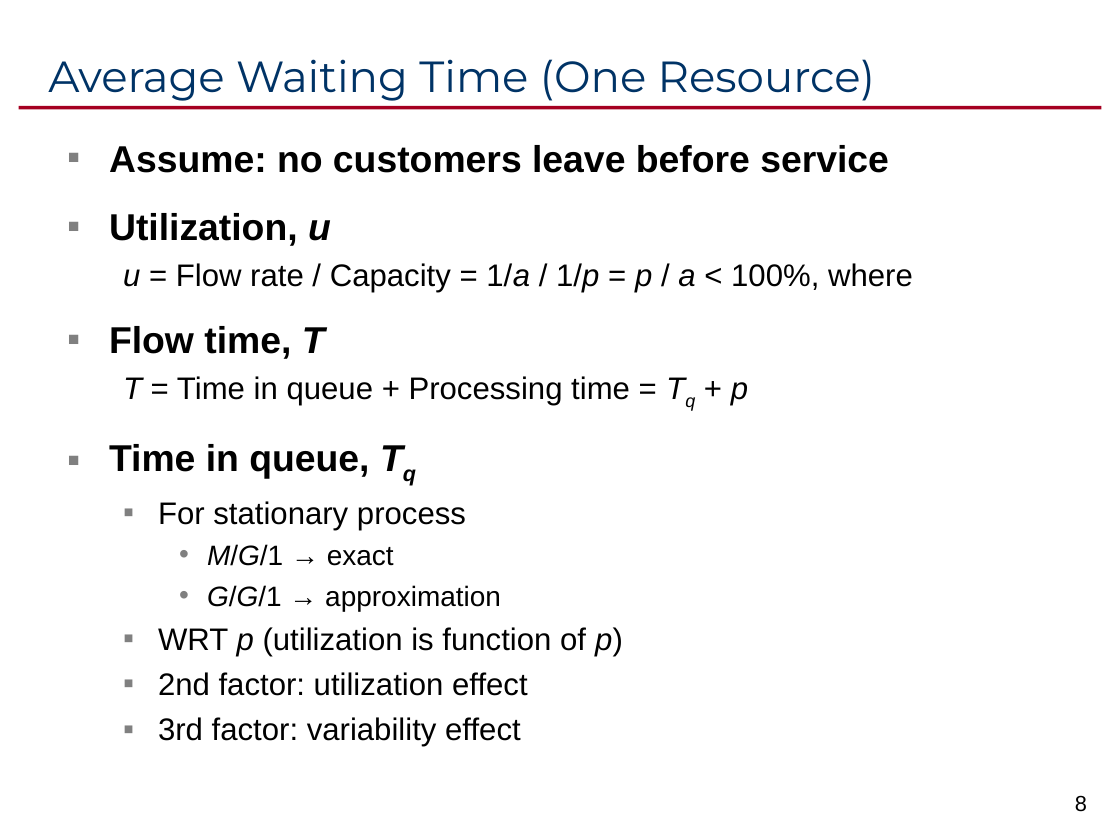
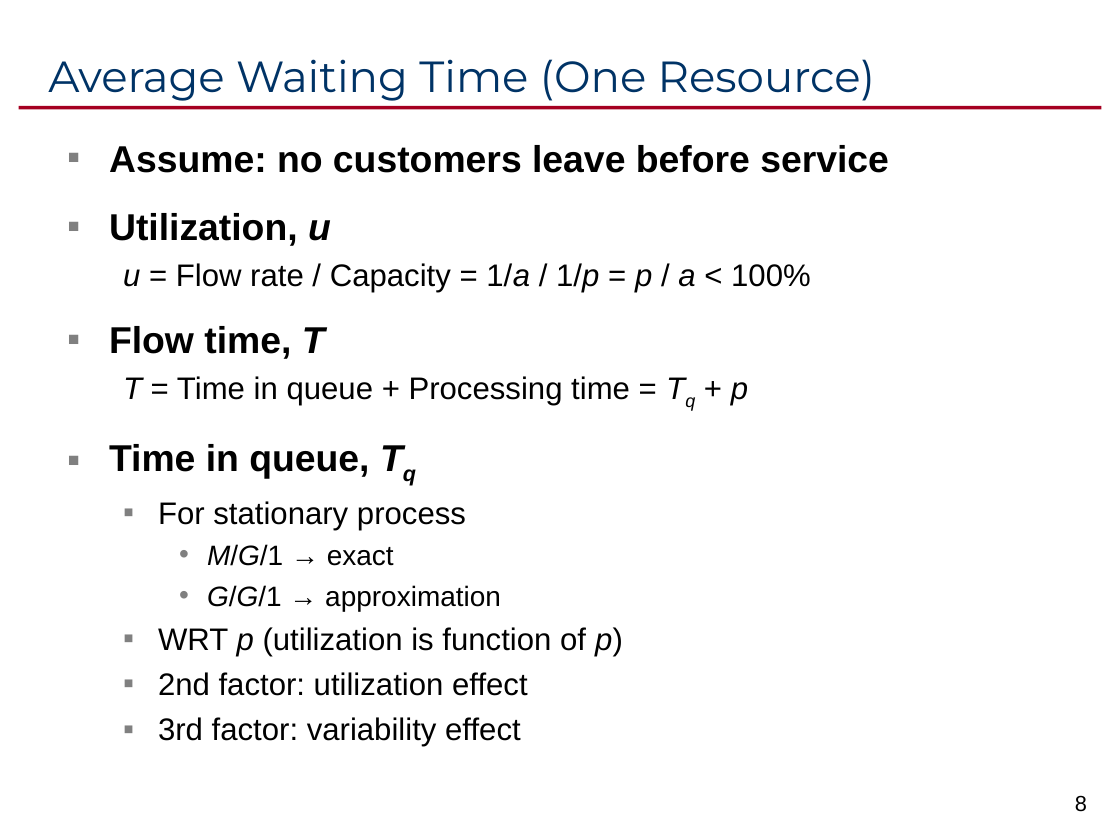
Before and after one commit to ikelab/courses, a slide deck: slide 8 of pm2016/c08.ppt. Drawn at 1120x840 pixels with LibreOffice and Linux fonts; fonts in the diff are those of the drawing. Boxes give left, top, right and bottom in pixels: in the first picture for what was removed or moved away, otherwise in the second. Text is boxed around its words. In the diff, an @@ line names an element or a change of style, - is before the commit and + after.

```diff
--- a/pm2016/c08.ppt
+++ b/pm2016/c08.ppt
@@ text at [123, 263, 811, 292]: text changed @@
-  u = Flow rate / Capacity = 1/a / 1/p = p / a < 100%, where
+  u = Flow rate / Capacity = 1/a / 1/p = p / a < 100%
```
Also in this commit, not shown: 4 other slides changed, 1 other file.
